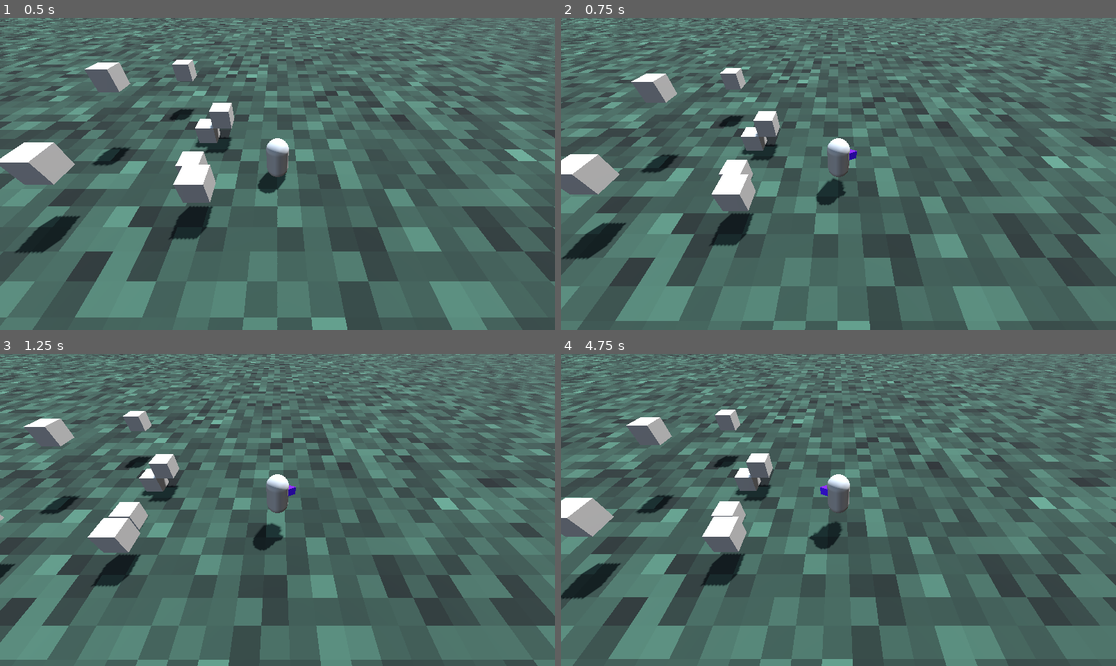
Above: before the commit, frames 1-4 (two rows, left to right).
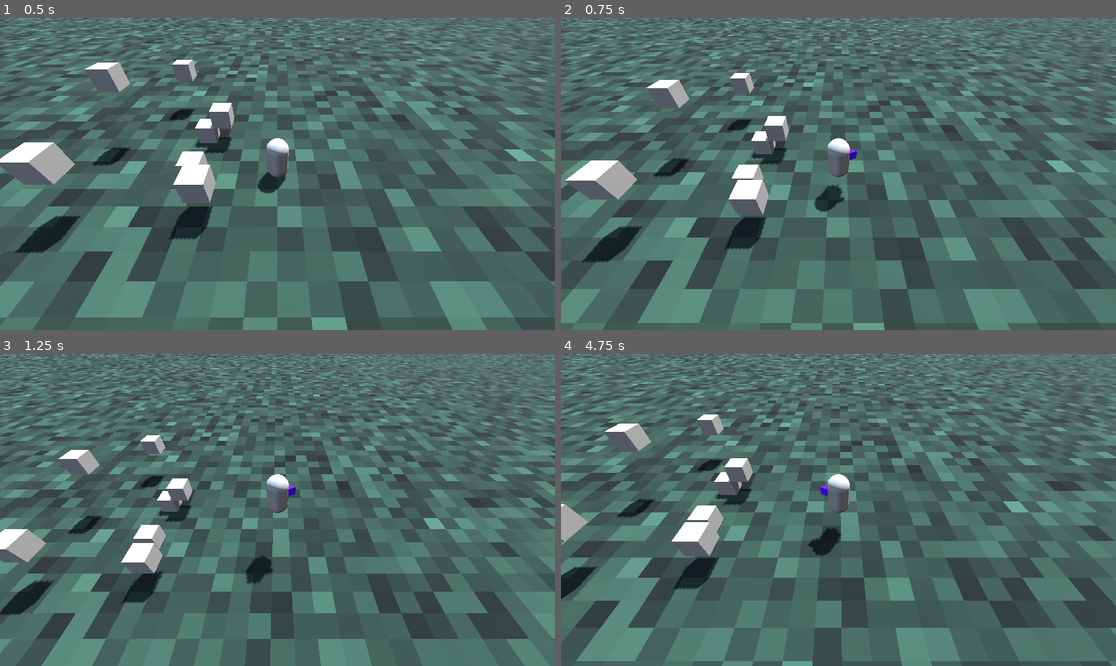
Above: after the commit, the same moments.

Repository: LipskiDev/GodotWildJam86
Game: Godot game, scene res://level/test_level_ferdi.tscn
The game is run twice, just before and just after one commit, with the same random seed, the same clock (stepped at 60 frames per second) and the same inputs.
Inputs:
- Up to frame 1 (0.5 s): no input
- Up to frame 2 (0.75 s): tap Enter (attack) at 0.5 s; hold D (right) from 0.53 s (still down); tap Space (jump) at 0.6 s
- Up to frame 3 (1.25 s): keep holding D (right); tap Space (jump) at 0.77, 1.07 s
- Up to frame 4 (4.75 s): release D (right) at 1.28 s; hold S (back) 1.28-2.03 s; tap Enter (attack) at 1.35, 2.85, 4.35 s; tap Space (jump) at 1.52, 1.55, 1.82, 2.1, 3.02, 3.05, 3.32, 3.6, 3.77, 4.07, 4.52, 4.55 s; hold D (right) 2.03-2.78 s; hold W (forward) 2.78-3.53 s; hold A (left) from 3.53 s (still down)

Frame 1 is identical in both runs. In frame 2, 35% of the frame differs, in the area x 0-100%, y 0-100%; in frame 3, 45%; in frame 4, 47%.

Commit message:
besseres movement

Diff:
--- a/project/entities/player/player.gd
+++ b/project/entities/player/player.gd
@@ -2,31 +2,50 @@
 extends CharacterBody3D
 
 
-const SPEED = 5.0
-const JUMP_VELOCITY = 4.5
+const SPEED = 6.0
+const JUMP_VELOCITY = 7.0
+const COYOTE_TIME = 0.2 	# BUG: wenn man schnell jump drückt kann man double jump machen
+
+
+var movement_force: float = 0.09 # Kraft der aktuellen input eingebe
+
+var on_floor: bool = true
+var coyote_timer: float = 0.0
+
+
+@onready var rotatable_objects: Node3D = %RotatableObjects
 
 
 func _physics_process(delta: float) -> void:
-	# Add the gravity.
+	# Add the gravity. and coyote time
 	if not is_on_floor():
 		velocity += get_gravity() * delta
+		coyote_timer += delta
+		if coyote_timer >= COYOTE_TIME:
+			on_floor = false
+			coyote_timer = 0.0
+	else:
+		on_floor = true
 
 	# Handle jump.
-	if Input.is_action_just_pressed("jump") and is_on_floor():
+	if Input.is_action_just_pressed("jump") and on_floor:
 		velocity.y = JUMP_VELOCITY
 
 	# Get the input direction and handle the movement/deceleration.
-	# As good practice, you should replace UI actions with custom gameplay actions.
 	var input_dir := Input.get_vector("left", "right", "forward", "back")
 	var direction := (transform.basis * Vector3(input_dir.x, 0, input_dir.y)).normalized()
 	if direction:
-		velocity.x = direction.x * SPEED
-		velocity.z = direction.z * SPEED
+		var wish_dir: Vector2
+		wish_dir.x = direction.x * SPEED
+		wish_dir.y = direction.z * SPEED
+
+		velocity.x = velocity.x * (1.0 - movement_force) + wish_dir.x * movement_force
+		velocity.z = velocity.z * (1.0 - movement_force) + wish_dir.y * movement_force
 
 		# Rotate mesh to face movement direction
-		$Meshes.rotation.y = atan2(direction.x, direction.z) + PI
+		rotatable_objects.rotation.y = atan2(direction.x, direction.z) + PI
 	else:
-		velocity.x = move_toward(velocity.x, 0, SPEED)
-		velocity.z = move_toward(velocity.z, 0, SPEED)
+		velocity.x = move_toward(velocity.x, 0, SPEED * 0.1)
+		velocity.z = move_toward(velocity.z, 0, SPEED * 0.1)
 
 	move_and_slide()
--- a/project/entities/player/player.tscn
+++ b/project/entities/player/player.tscn
@@ -22,37 +22,38 @@
 [node name="Player" type="CharacterBody3D"]
 script = ExtResource("1_symyc")
 
-[node name="Meshes" type="Node3D" parent="."]
+[node name="RotatableObjects" type="Node3D" parent="."]
+unique_name_in_owner = true
 
-[node name="MeshInstance3D" type="MeshInstance3D" parent="Meshes"]
+[node name="MeshInstance3D" type="MeshInstance3D" parent="RotatableObjects"]
 transform = Transform3D(1, 0, 0, 0, 1, 0, 0, 0, 1, 0, 1, 0)
 mesh = SubResource("CapsuleMesh_sfv1e")
 skeleton = NodePath("../..")
 
-[node name="NaseMesh" type="MeshInstance3D" parent="Meshes"]
+[node name="NaseMesh" type="MeshInstance3D" parent="RotatableObjects"]
 transform = Transform3D(0.4, 0, 0, 0, -1.7484556e-08, 0.4, 0, -0.4, -1.7484556e-08, 0, 1.232069, -0.61112344)
 mesh = SubResource("PrismMesh_abrql")
 skeleton = NodePath("../..")
 
-[node name="Attack" type="Node3D" parent="Meshes"]
+[node name="Attack" type="Node3D" parent="RotatableObjects"]
 script = ExtResource("2_abrql")
 
-[node name="MeshInstance3D" type="MeshInstance3D" parent="Meshes/Attack"]
+[node name="MeshInstance3D" type="MeshInstance3D" parent="RotatableObjects/Attack"]
 unique_name_in_owner = true
 transform = Transform3D(1, 0, 0, 0, -4.371139e-08, -1, 0, 1, -4.371139e-08, 0, 1, -1)
 visible = false
 mesh = SubResource("PrismMesh_sglur")
 skeleton = NodePath("../Area3D")
 
-[node name="Area3D" type="Area3D" parent="Meshes/Attack"]
+[node name="Area3D" type="Area3D" parent="RotatableObjects/Attack"]
 unique_name_in_owner = true
 monitoring = false
 
-[node name="CollisionShape3D" type="CollisionShape3D" parent="Meshes/Attack/Area3D"]
+[node name="CollisionShape3D" type="CollisionShape3D" parent="RotatableObjects/Attack/Area3D"]
 shape = SubResource("ConvexPolygonShape3D_sglur")
 
 [node name="CollisionShape3D" type="CollisionShape3D" parent="."]
 transform = Transform3D(1, 0, 0, 0, 1, 0, 0, 0, 1, 0, 1, 0)
 shape = SubResource("CapsuleShape3D_symyc")
 
-[connection signal="body_entered" from="Meshes/Attack/Area3D" to="Meshes/Attack" method="_on_area_3d_body_entered"]
+[connection signal="body_entered" from="RotatableObjects/Attack/Area3D" to="RotatableObjects/Attack" method="_on_area_3d_body_entered"]
--- a/project/project.godot
+++ b/project/project.godot
@@ -63,6 +63,7 @@
 [physics]
 
 3d/physics_engine="Jolt Physics"
+3d/default_gravity=15.0
 
 [rendering]
 
